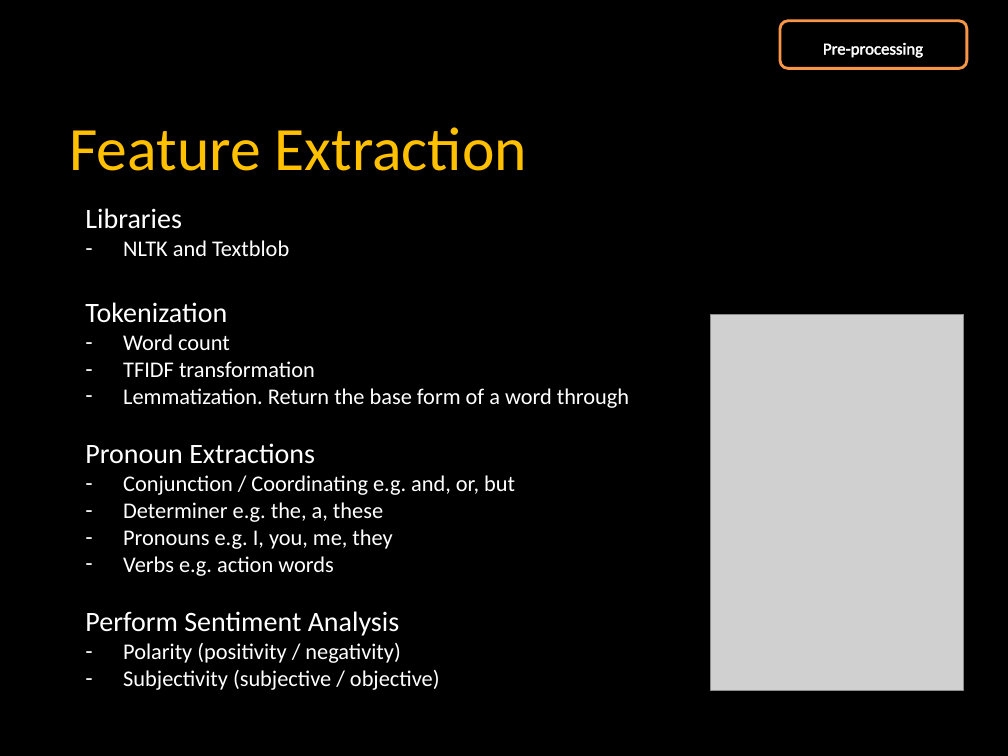
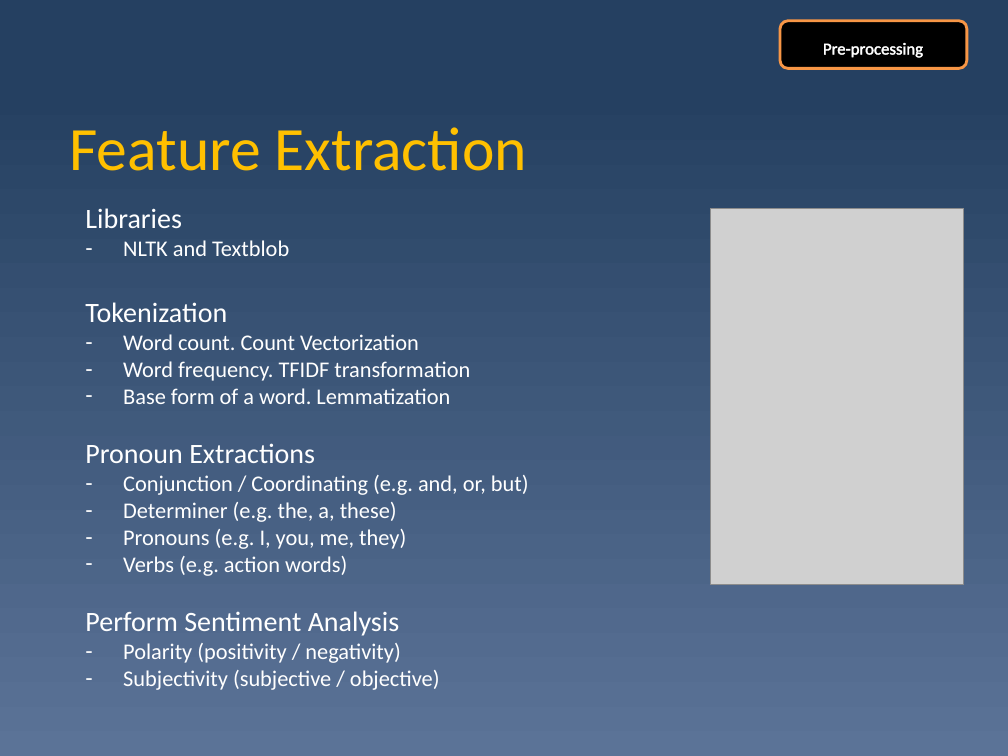
Before and after one commit to WeeYL/capstone, a slide deck: slide 17 of Personality analysis.pptx. Drawn at 1008x756 pixels with LibreOffice and Linux fonts; fonts in the diff are those of the drawing; grey boxes stand for pictures. Boxes give left, top, right and bottom in pixels: in the first picture for what was removed or moved away, otherwise in the second. Text is boxed around its words. In the diff, an @@ line names an element or a change of style, - is before the commit and + after.

```diff
--- a/Personality analysis.pptx
+++ b/Personality analysis.pptx
@@ background #000000 to gradient #254061 to #5B7397 @@
@@ picture: place and size @@
-picture at <box>711,314,965,690</box>
+picture at <box>711,209,965,585</box>
@@ text at <box>123,334,470,404</box>: text changed @@
-– Word count
-– TFIDF transformation
-– Lemmatization. Return the base form of a word through
+– Word count. Count Vectorization
+– Word frequency. TFIDF transformation
+– Base form of a word. Lemmatization
@@ text at <box>123,475,529,576</box>: text changed @@
-– Conjunction / Coordinating e.g. and, or, but
-– Determiner e.g. the, a, these
-– Pronouns e.g. I, you, me, they
-– Verbs e.g. action words
+– Conjunction / Coordinating (e.g. and, or, but)
+– Determiner (e.g. the, a, these)
+– Pronouns (e.g. I, you, me, they)
+– Verbs (e.g. action words)
```
Also in this commit, not shown: 29 other slides changed, 2 slides added, 2 slides removed, 2 other files.
